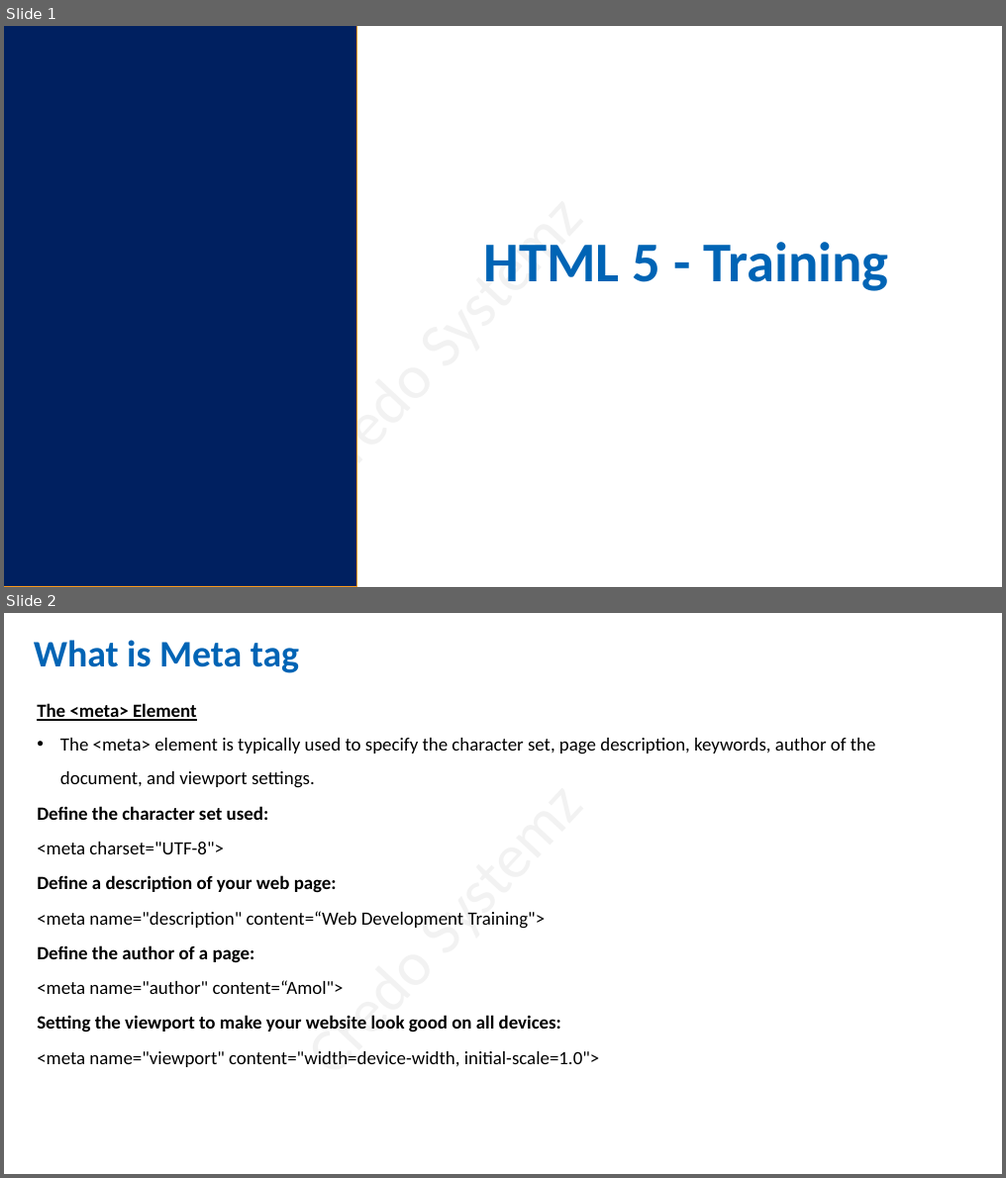
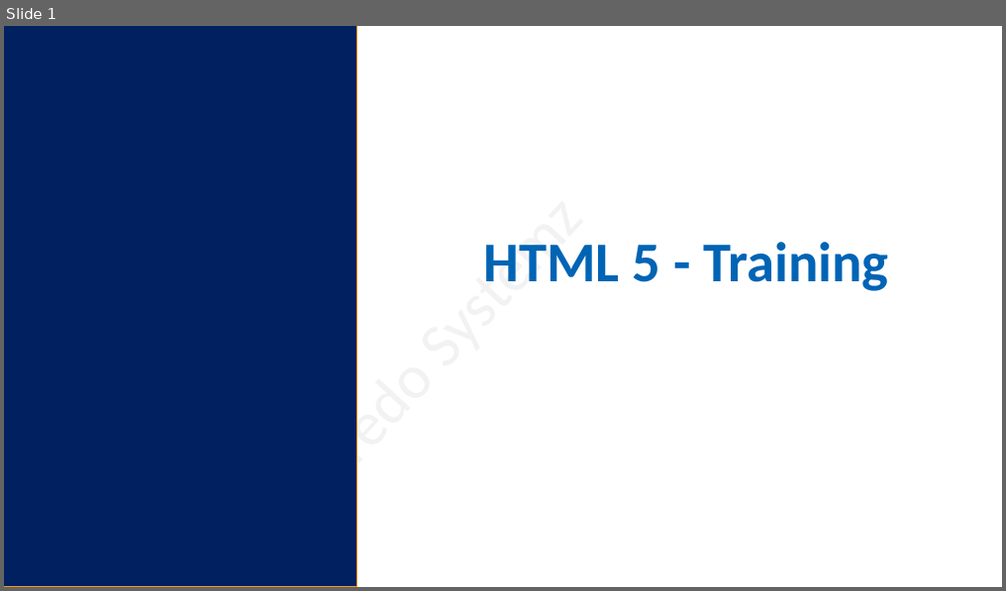
Before and after one commit to salman3009/newtownJuneBatch, a slide deck: June_Batch/16-06-22/html_16_06_22.pptx. Shown one above the other, each under a label of ours: slides 1 and 2 before the commit, slide 1 after it. The pictures are 1006x1178 and 1006x591 pixels, drawn with LibreOffice and Linux fonts; fonts in the diff are those of the drawing. Boxes give left, top, right and bottom in pixels: in the first picture for what was removed or moved away, otherwise in the second. Text is boxed around its words. In the diff, an @@ line names an element or a change of style, - is before the commit and + after.

```diff
--- a/June_Batch/16-06-22/html_16_06_22.pptx
+++ b/June_Batch/16-06-22/html_16_06_22.pptx
@@ slide 2 removed at (4, 613, 1002, 1174), background #FFFFFF; not listed: 1 template element that a slide beside it also shows @@
@@ text removed at (34, 640, 299, 673) @@
-What is Meta tag
@@ text removed at (37, 703, 876, 1067) @@
-The <meta> Element
-• The <meta> element is typically used to specify the character set, page description, keywords, author of the document, and viewport settings.
-Define the character set used:
-<meta charset="UTF-8">
-Define a description of your web page:
-<meta name="description" content=“Web Development Training">
-Define the author of a page:
-<meta name="author" content=“Amol">
-Setting the viewport to make your website look good on all devices:
-<meta name="viewport" content="width=device-width, initial-scale=1.0">
```
Also in this commit, not shown: 1 slide changed, 23 slides added, 4 other slides removed, 2 other files.
